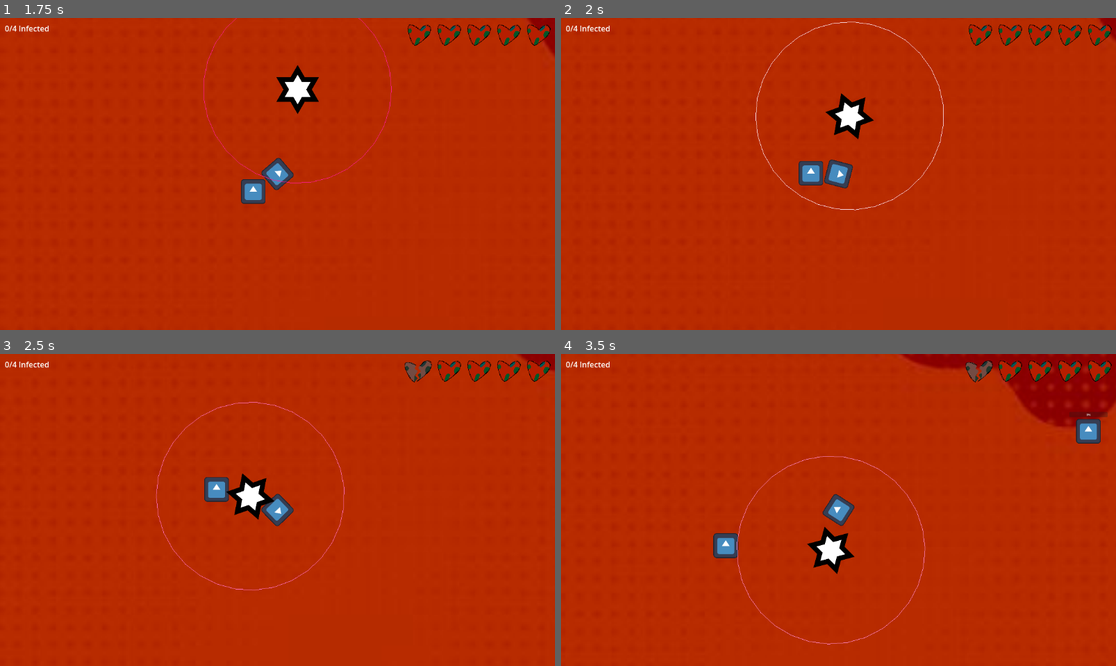
Above: before the commit, frames 1-4 (two rows, left to right).
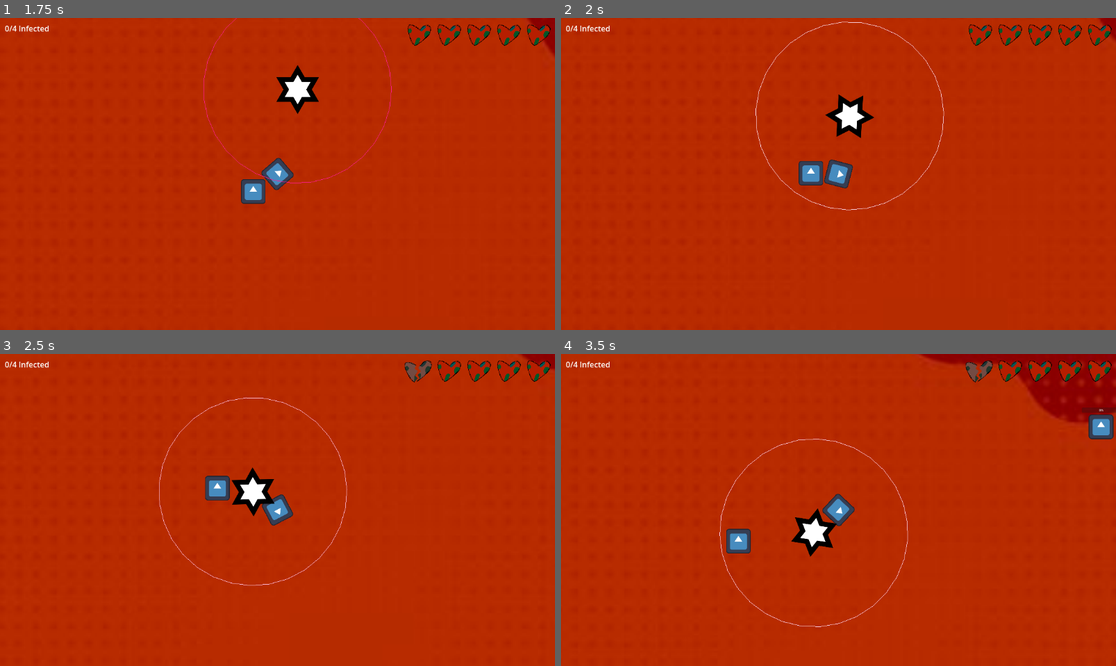
Above: after the commit, the same moments.

Repository: MarkusSecundus/GlobalJam_2026
Game: Godot game, scene res://maps/test_map.tscn
The game is run twice, just before and just after one commit, with the same random seed, the same clock (stepped at 60 frames per second) and the same inputs. The engine's default icon, where the game draws it, is replaced by a stand-in: a white triangle on a blue panel in a dark square.
Inputs:
- Up to frame 1 (1.75 s): tap Enter at 0.5 s; hold D (Right) 0.53-1.28 s; hold S (Down) from 1.28 s (still down)
- Up to frame 2 (2 s): keep holding S (Down)
- Up to frame 3 (2.5 s): release S (Down) at 2.03 s; hold D (Right) from 2.03 s (still down)
- Up to frame 4 (3.5 s): release D (Right) at 2.78 s; hold W (Up) from 2.78 s (still down)

Frame 1 is identical in both runs. In frame 2, 0.5% of the frame differs, in the area x 35-70%, y 1-62%; in frame 3, 1.3%; in frame 4, 3.8%, in the area x 27-100%, y 0-94%.

Commit message:
enemy stuff

Diff:
--- a/prefabs/enemy.gd
+++ b/prefabs/enemy.gd
@@ -4,7 +4,8 @@
 var ATTACK_DIR_VARIABILITY = 300.0
 var AGGRO_GAIN_SPEED = 1.0
 var AGGRO_LOSE_SPEED = 0.5
-var AGGRO_COOLDOWN_SEC = 0.1
+var AGGRO_COOLDOWN_AFTER_ATTACK = 0.075
+var AGGRO_COOLDOWN_AFTER_HIT = 0.25
 
 # if nonzero = moving towards the player
 var attack_dir: Vector2 = Vector2.ZERO
@@ -42,7 +43,7 @@
 	var col = lerp(Color.WHITE, Color.DEEP_PINK, aggro_level)
 	if aggro_cooldown > 0.0:
 		col = Color.CORNFLOWER_BLUE
-	draw_arc($PlayerDamageArea.position,
+	draw_arc($PlayerDetectArea.position,
 			$PlayerDetectArea/CollisionShape2D.shape.radius,
 			0, TAU, 32, col)
 	pass
@@ -67,12 +68,7 @@
 	if detected_player and aggro_level >= 1.0:
 		attack_dir = (detected_player.global_position - self.position).normalized()
 		aggro_level = 0.0
-		aggro_cooldown = AGGRO_COOLDOWN_SEC
-
-
-func _on_player_damage_area_body_entered(body: Node2D) -> void:
-	if body is Player:
-		GameState.player_hit()
+		aggro_cooldown = AGGRO_COOLDOWN_AFTER_ATTACK
 
 
 func _on_player_detect_area_body_entered(body: Node2D) -> void:
@@ -85,3 +81,9 @@
 func _on_player_detect_area_body_exited(body: Node2D) -> void:
 	if body is Player:
 		detected_player = null
+
+
+func _on_body_entered(body: Node) -> void:
+	if body is Player:
+		aggro_cooldown = AGGRO_COOLDOWN_AFTER_HIT
+		GameState.player_hit()
--- a/prefabs/enemy.tscn
+++ b/prefabs/enemy.tscn
@@ -15,15 +15,14 @@
 }]
 
 [sub_resource type="CircleShape2D" id="CircleShape2D_ks3ws"]
-radius = 72.00694
+radius = 79.00633
 
 [sub_resource type="CircleShape2D" id="CircleShape2D_6n8dw"]
 radius = 488.12396
 
-[sub_resource type="CircleShape2D" id="CircleShape2D_yfjof"]
-radius = 113.216606
-
 [node name="Enemy" type="RigidBody2D" unique_id=829923330]
+contact_monitor = true
+max_contacts_reported = 10
 linear_damp = 1.0
 script = ExtResource("1_yfjof")
 
@@ -39,12 +38,6 @@
 [node name="CollisionShape2D" type="CollisionShape2D" parent="PlayerDetectArea" unique_id=418084397]
 shape = SubResource("CircleShape2D_6n8dw")
 
-[node name="PlayerDamageArea" type="Area2D" parent="." unique_id=472458050]
-metadata/_edit_lock_ = true
-
-[node name="CollisionShape2D" type="CollisionShape2D" parent="PlayerDamageArea" unique_id=969782620]
-shape = SubResource("CircleShape2D_yfjof")
-
+[connection signal="body_entered" from="." to="." method="_on_body_entered"]
 [connection signal="body_entered" from="PlayerDetectArea" to="." method="_on_player_detect_area_body_entered"]
 [connection signal="body_exited" from="PlayerDetectArea" to="." method="_on_player_detect_area_body_exited"]
-[connection signal="body_entered" from="PlayerDamageArea" to="." method="_on_player_damage_area_body_entered"]
--- a/scripts/GameState.gd
+++ b/scripts/GameState.gd
@@ -2,7 +2,7 @@
 
 var player_hp: int = 5
 var player_hit_cooldown: float = 0.0
-const PLAYER_HIT_COOLDOWN_SEC = 2.0
+const PLAYER_HIT_COOLDOWN_SEC = 0.5
 
 var player_shape: int = 0  # bitmask of Game.Mask values (see Game.gd)
 
